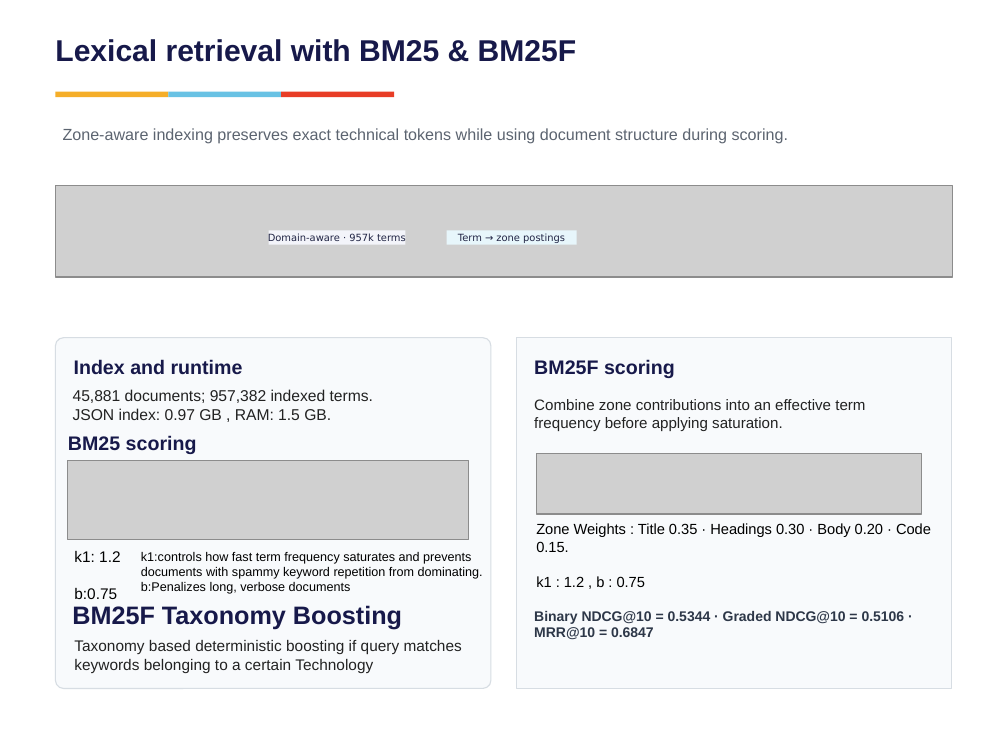
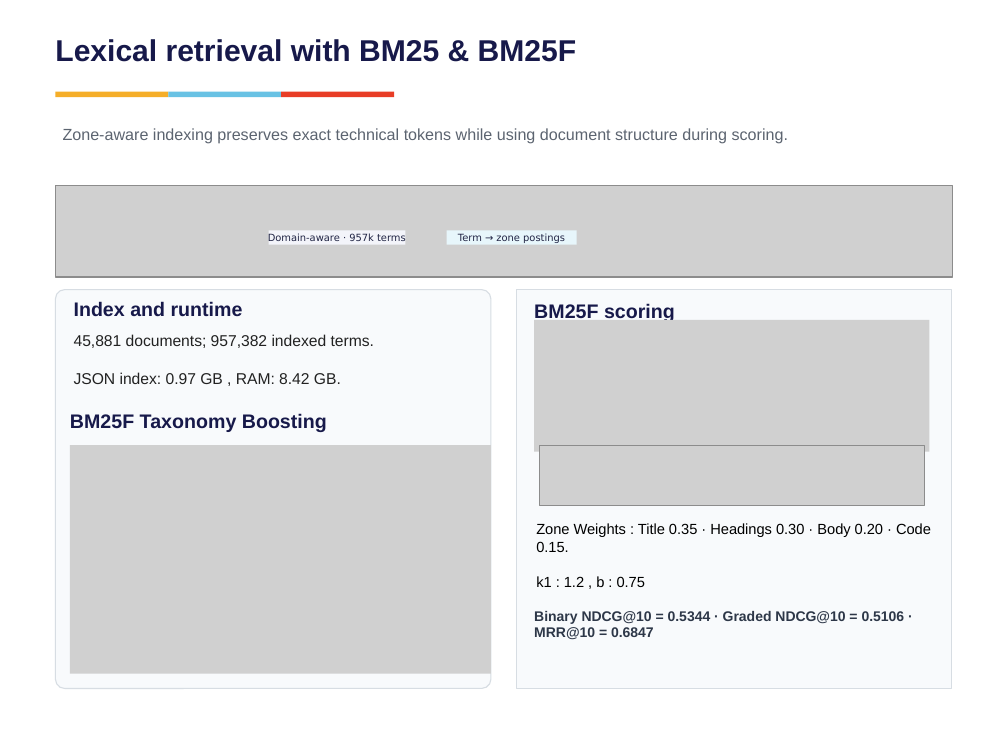
Before and after one commit to vishrutbhushan/ir-benchmark, a slide deck: slide 4 of presentation/Group7_BM25 vs Neural Retrieval on Technical Documents.pptx. Drawn at 1008x756 pixels with LibreOffice and Linux fonts; fonts in the diff are those of the drawing; grey boxes stand for pictures. Boxes give left, top, right and bottom in pixels: in the first picture for what was removed or moved away, otherwise in the second. Text is boxed around its words. In the diff, an @@ line names an element or a change of style, - is before the commit and + after.

Commit message:
Update presentation PPT

```diff
--- a/presentation/Group7_BM25 vs Neural Retrieval on Technical Documents.pptx
+++ b/presentation/Group7_BM25 vs Neural Retrieval on Technical Documents.pptx
@@ rounded rectangle: place and size @@
-rounded rectangle at <box>55,338,491,688</box>
+rounded rectangle at <box>55,289,491,688</box>
@@ text "Index and runtime": place and size @@
-text "Index and runtime" at <box>74,359,243,375</box>
+text "Index and runtime" at <box>74,301,243,317</box>
@@ rectangle: place and size @@
-rectangle at <box>516,338,952,688</box>
+rectangle at <box>516,289,952,688</box>
@@ text "BM25F scoring": place and size @@
-text "BM25F scoring" at <box>534,359,675,378</box>
+text "BM25F scoring" at <box>534,303,675,320</box>
@@ picture added at <box>534,320,929,452</box> @@
@@ text "BM25F Taxonomy Boosting": place and size @@
-text "BM25F Taxonomy Boosting" at <box>72,605,402,629</box>
+text "BM25F Taxonomy Boosting" at <box>70,413,327,432</box>
@@ text "BM25F Taxonomy Boosting" at <box>70,413,327,432</box>: size 18 to 14 pt; vertical alignment top to middle @@
@@ text "45,881 documents; 957,382 indexed terms.": place and size @@
-text "45,881 documents; 957,382 indexed terms." at <box>73,389,373,420</box>
+text "45,881 documents; 957,382 indexed terms." at <box>74,334,374,384</box>
@@ text at <box>74,372,341,384</box>: text changed @@
-JSON index: 0.97 GB , RAM: 1.5 GB.
+JSON index: 0.97 GB , RAM: 8.42 GB.
@@ text removed at <box>534,399,865,431</box> @@
-Combine zone contributions into an effective term frequency before applying saturation.
@@ text removed at <box>68,435,197,454</box> @@
-BM25 scoring
@@ picture added at <box>70,446,491,674</box> @@
@@ picture: place and size @@
-picture at <box>536,454,921,514</box>
+picture at <box>539,446,924,506</box>
@@ picture removed at <box>68,461,469,540</box> @@
@@ text removed at <box>74,551,120,599</box> @@
-k1: 1.2
-b:0.75
@@ text removed at <box>141,552,483,594</box> @@
-k1:controls how fast term frequency saturates and prevents
-documents with spammy keyword repetition from dominating.
-b:Penalizes long, verbose documents
@@ text removed at <box>74,640,462,673</box> @@
-Taxonomy based deterministic boosting if query matches
-keywords belonging to a certain Technology
```
